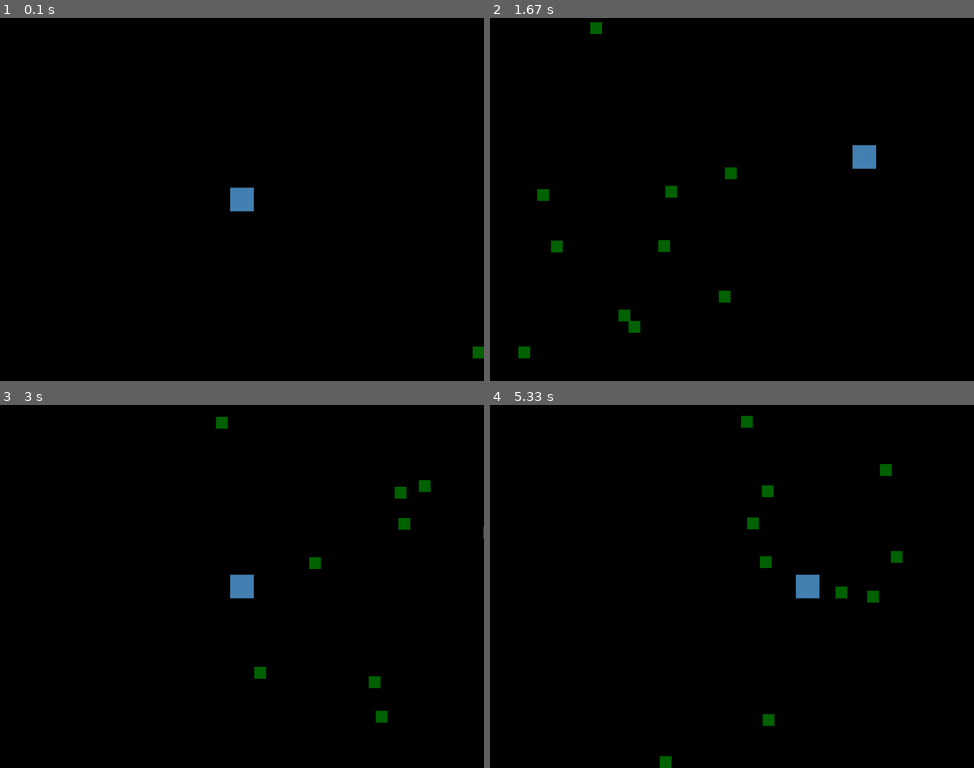
Above: before the commit, frames 1-4 (two rows, left to right).
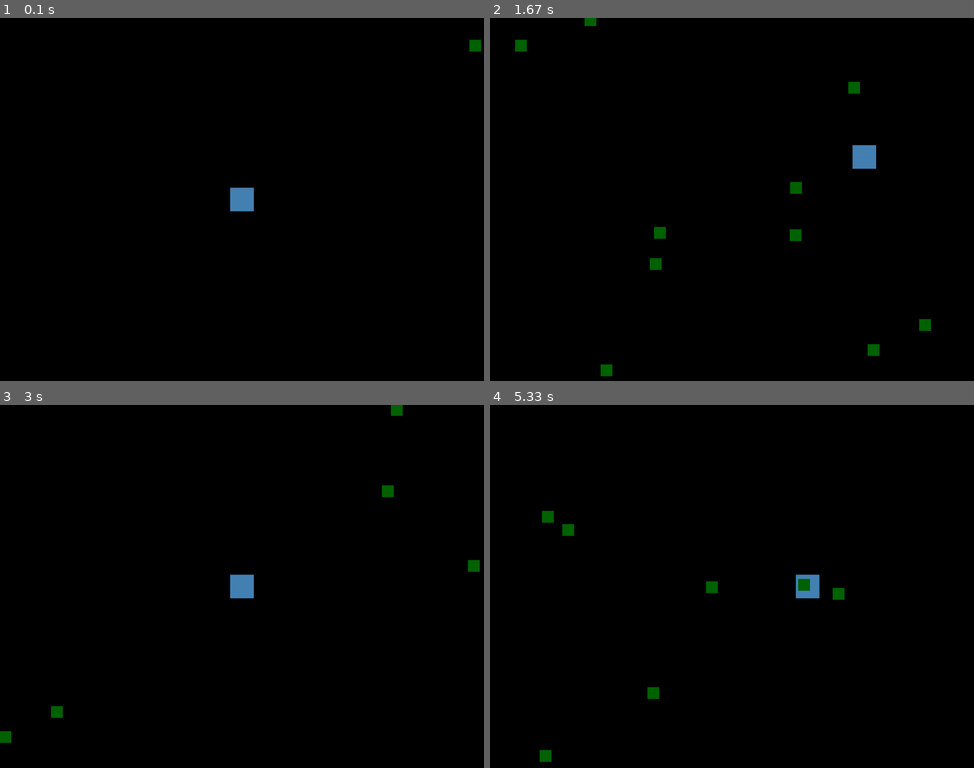
Above: after the commit, the same moments.

Repository: Fort66/Group_9_2_24_2
Game: pygame game, started from Pygame/Primitives/rect_move.py
Same seed, same stepped clock (60 frames per second), same inputs: the game is played once before the commit and once after it.
Inputs:
- Up to frame 1 (0.1 s): no input
- Up to frame 2 (1.67 s): hold D 0.33-0.8 s; hold W 0.83-1.13 s; hold D 1.17-1.63 s
- Up to frame 3 (3 s): hold A 1.67-2.2 s; hold S 2.23-2.53 s; hold A 2.57-2.97 s
- Up to frame 4 (5.33 s): hold W 3-3.37 s; hold D 3.4-4.03 s; hold S 4.07-4.43 s; hold A 4.47-4.93 s; hold D from 4.97 s (still down)

The runs differ from the first frame. In frame 1, 0.2% of the frame differs, in the area x 97-100%, y 5-94%; in frame 2, 1.6%, in the area x 5-92%, y 0-99%; in frame 3, 1.1%; in frame 4, 1.3%.

Commit message:
first commit for dogfigther

Diff:
--- a/Pygame/Primitives/rect_move.py
+++ b/Pygame/Primitives/rect_move.py
@@ -6,7 +6,7 @@
 
 from icecream import ic
 
-from random import choice, randint
+from random import choice, uniform
 
 pg.init()
 
@@ -64,15 +64,21 @@
     def __init__(self):
         self.image = pg.Surface([25, 25])
         self.image.fill('DarkGreen')
-        self.rect = self.image.get_rect(center = ((randint(screen.get_width(), screen.get_width() + 500)), (randint(0, screen.get_height()))))
+        self.generator()
         self.speed = 10
+
+    def generator(self):
+        self.rect = self.image.get_rect(center=(
+            uniform(screen.get_width(), screen.get_width() + 1000),
+            uniform(0, screen.get_height()
+            )))
 
     def move(self):
         self.rect.move_ip(-self.speed, 0)
 
     def check_position(self):
         if self.rect.left <= -30:
-            self.rect = self.image.get_rect(center = ((randint(screen.get_width(), screen.get_width() + 500)), (randint(0, screen.get_height()))))
+            self.generator()
 
     def update(self):
         self.move()
--- /dev/null
+++ b/Pygame/dogfight/classes/class_Clouds.py
@@ -0,0 +1,36 @@
+from pygame.image import load
+from pygame.transform import scale_by
+
+from random import uniform, choice
+
+clouds_images = [
+    'images/cloud1.png',
+    'images/cloud2.png',
+    'images/cloud3.png',
+    'images/cloud4.png'
+]
+
+class Clouds:
+    def __init__(self, screen):
+        self.screen = screen
+        self.image = scale_by(load(choice(clouds_images)).convert_alpha(), .7)
+        self.generator()
+        self.speed = uniform(1, 2)
+
+    def generator(self):
+        self.rect = self.image.get_rect(center=(
+            uniform(self.screen.get_width(), self.screen.get_width() + 2000),
+            uniform(0, self.screen.get_height()
+            )))
+
+    def move(self):
+        self.rect.move_ip(-self.speed, 0)
+
+    def check_position(self):
+        if self.rect.left <= -1000:
+            self.generator()
+
+    def update(self):
+        self.move()
+        self.check_position()
+        self.screen.blit(self.image, self.rect)
--- /dev/null
+++ b/Pygame/dogfight/classes/class_Player.py
@@ -0,0 +1,54 @@
+from pygame.locals import K_w, K_s, K_a, K_d, K_UP, K_DOWN, K_LEFT, K_RIGHT, K_c
+from pygame.image import load
+from pygame.transform import scale_by, flip
+from pygame.key import get_pressed
+
+# from .class_Rockets import Rockets
+
+class Player:
+    def __init__(self, screen):
+        self.screen = screen
+        self.image = scale_by(load('images/su-33.png').convert_alpha(), .2)
+        self.rect = self.image.get_rect()
+        self.rect.center = [self.screen.get_width() // 2, self.screen.get_height() // 2]
+        self.speed = 5
+        self.is_shoot = True
+
+    def move(self):
+        keys = get_pressed()
+
+        if keys[K_w] or keys[K_UP]:
+            self.rect.move_ip(0, -self.speed)
+        if keys[K_s] or keys[K_DOWN]:
+            self.rect.move_ip(0, self.speed)
+        if keys[K_a] or keys[K_LEFT]:
+            self.rect.move_ip(-self.speed, 0)
+        if keys[K_d] or keys[K_RIGHT]:
+            self.rect.move_ip(self.speed, 0)
+        if keys[K_c]:
+            self.shoot() if self.is_shoot else None
+            self.is_shoot = False
+
+    def shoot(self):
+        self.shot_image = flip(scale_by(load('images/shutter.png').convert_alpha(), .15), True, False)
+        self.shoot_rect = self.shot_image.get_rect(center=(self.rect.centerx - 46, self.rect.centery + 10))
+
+    def check_position(self):
+        if self.rect.left <= 0:
+            self.rect.left = 0
+
+        if self.rect.right >= self.screen.get_width():
+            self.rect.right = self.screen.get_width()
+
+        if self.rect.top <= 0:
+            self.rect.top = 0
+
+        if self.rect.bottom >= self.screen.get_height():
+            self.rect.bottom = self.screen.get_height()
+
+
+    def update(self):
+        self.move()
+        self.check_position()
+        self.screen.blit(self.image, self.rect)
+        self.screen.blit(self.shot_image, self.shoot_rect) if not self.is_shoot else None
--- /dev/null
+++ b/Pygame/dogfight/classes/class_Rockets.py
@@ -0,0 +1,29 @@
+from pygame.image import load
+from pygame.transform import scale_by
+
+from random import uniform
+
+class Rockets:
+    def __init__(self, screen):
+        self.screen = screen
+        self.image = scale_by(load('images/shutter.png').convert_alpha(), .15)
+        self.generator()
+        self.speed = uniform(5, 10)
+
+    def generator(self):
+        self.rect = self.image.get_rect(center=(
+            uniform(self.screen.get_width(), self.screen.get_width() + 1000),
+            uniform(0, self.screen.get_height()
+            )))
+
+    def move(self):
+        self.rect.move_ip(-self.speed, 0)
+
+    def check_position(self):
+        if self.rect.left <= -30:
+            self.generator()
+
+    def update(self):
+        self.move()
+        self.check_position()
+        self.screen.blit(self.image, self.rect)
--- /dev/null
+++ b/Pygame/dogfight/main.py
@@ -0,0 +1,51 @@
+import pygame as pg
+pg.init()
+
+from pygame.locals import QUIT, KEYDOWN, K_ESCAPE, RESIZABLE, FULLSCREEN
+from pygame.display import set_mode, set_caption
+
+from icecream import ic
+
+from random import choice, uniform
+
+from classes.class_Player import Player
+from classes.class_Rockets import Rockets
+from classes.class_Clouds import Clouds
+
+
+size = [1920, 1080]
+
+screen = set_mode(size, flags=pg.RESIZABLE)
+set_caption('MyGame')
+
+fps = 60
+clock = pg.time.Clock()
+
+
+
+player = Player(screen)
+
+rockets = [Rockets(screen) for _ in range(15)]
+clouds = [Clouds(screen) for _ in range(15)]
+
+
+loop = True
+
+while loop:
+    screen.fill('SkyBlue')
+
+    for event in pg.event.get():
+        if event.type == QUIT or (event.type == KEYDOWN and event.key == K_ESCAPE):
+            loop = False
+
+    player.update()
+
+    for rocket in rockets:
+        rocket.update()
+
+    for cloud in clouds:
+        cloud.update()
+
+    pg.display.update()
+    clock.tick(fps)
+pg.quit()
--- /dev/null
+++ b/Pygame/dogfight/req.txt
@@ -0,0 +1,6 @@
+asttokens==3.0.0
+colorama==0.4.6
+executing==2.2.1
+icecream==2.1.8
+pygame==2.6.1
+Pygments==2.19.2
Binary file added: Pygame/dogfight/images/cloud1.png
Binary file added: Pygame/dogfight/images/cloud2.png
Binary file added: Pygame/dogfight/images/cloud3.png
Binary file added: Pygame/dogfight/images/cloud4.png
Binary file added: Pygame/dogfight/images/shutter.png
Binary file added: Pygame/dogfight/images/su-33.png
